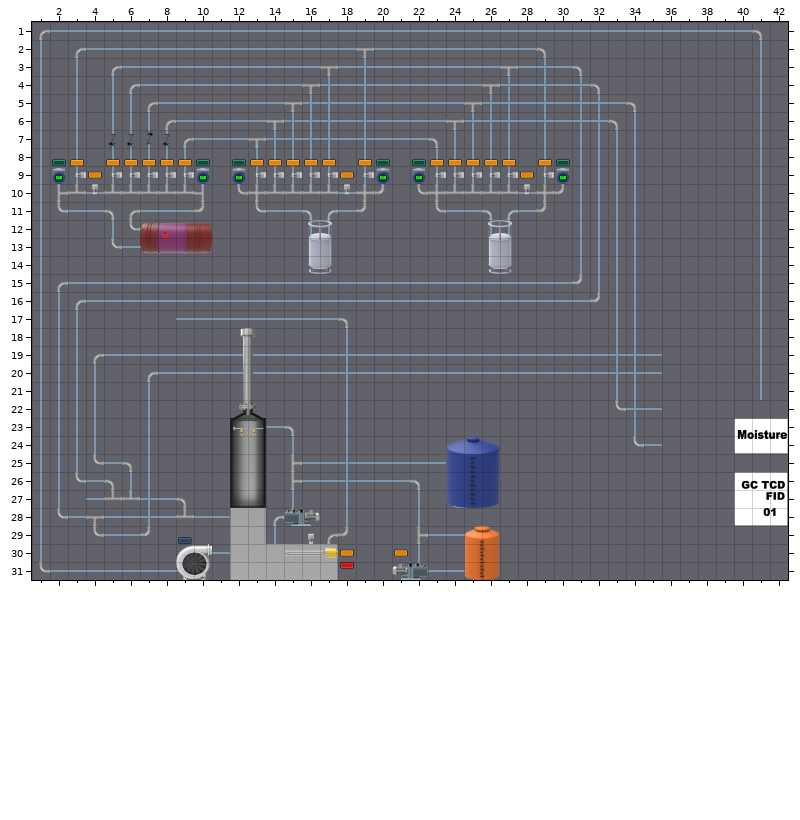
Two states of a Tiled map, public/psg-dma-sample/psg-dma.tmx. This is how it looked before the edit.
Cells are 100x100 px. Shown: x 1..42, y 1..31.
After the commit:
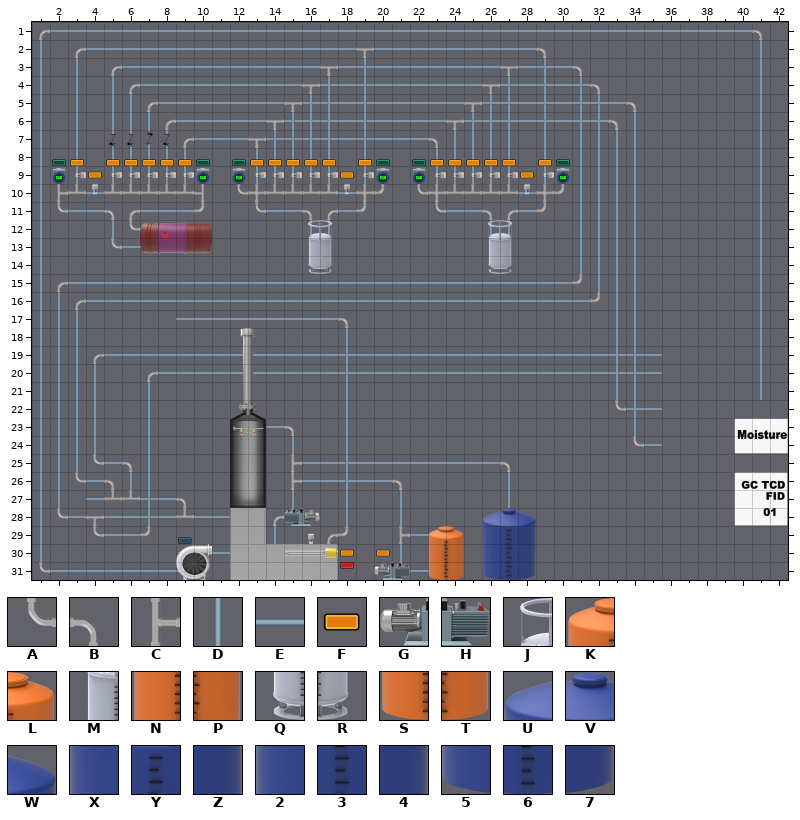
Key: from "tiles": A 0, B 2, C 6, D 20, E 21, F 110, G 348, H 349, J 782, K 786, L 787, M 802, N 806, P 807, Q 822, R 823, S 826, T 827, U 963, V 964, W 965, X 983, Y 984, Z 985, 2 1003, 3 1004, 4 1005, 5 1023, 6 1024, 7 1025.
_ is an empty cell.
Tiles replaced or removed in this view: 2, 3, 4, 5, 6, 7, A, B, C, D, E, F, G, H, J, K, L, M, N, P, Q, R, S, T, U, V, W, X, Y, Z.
From old to new:
Changed rows in their new state; . is an unchanged cell.
layer "container" opacity 100% -> 95%
Layer "pipe":
first column x 21:
25 ....EEB
26 B_....D
27 D_....D
28 D_....D
29 CE__...
30 D_.....
31 AE_....
Layer "pipe2":
first column x 22:
25 ..__
26 ..__
27 ..__
29 .E._
31 EE__
Layer "container":
first column x 23:
24 .___..
25 .___..
26 .___..
27 .___..
28 ...UVW
29 KL_XYZ
30 NP_234
31 ST_567
Layer "digital":
first column x 20:
31 GH_
Layer "analog":
first column x 20:
30 F_
